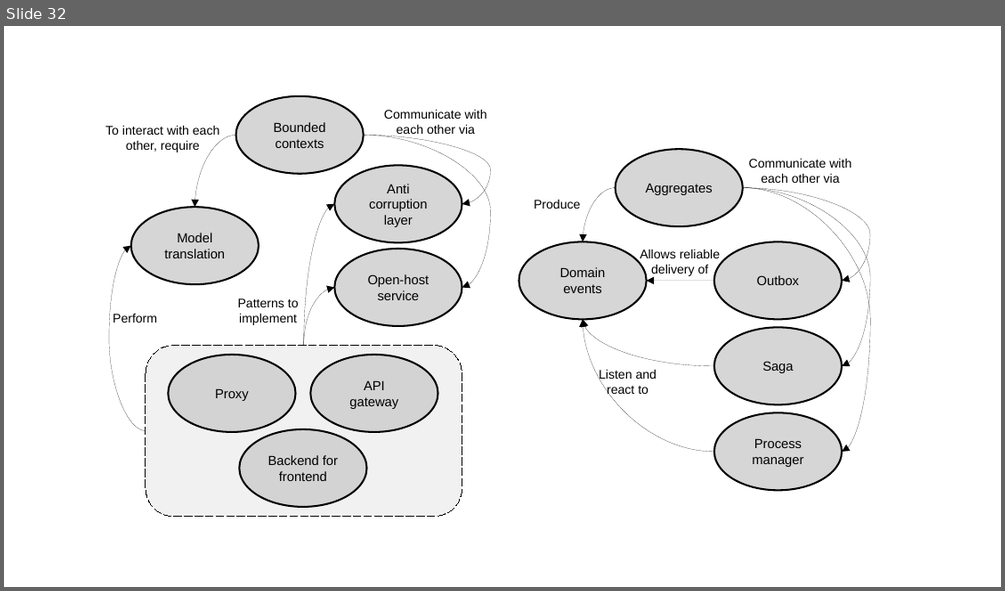
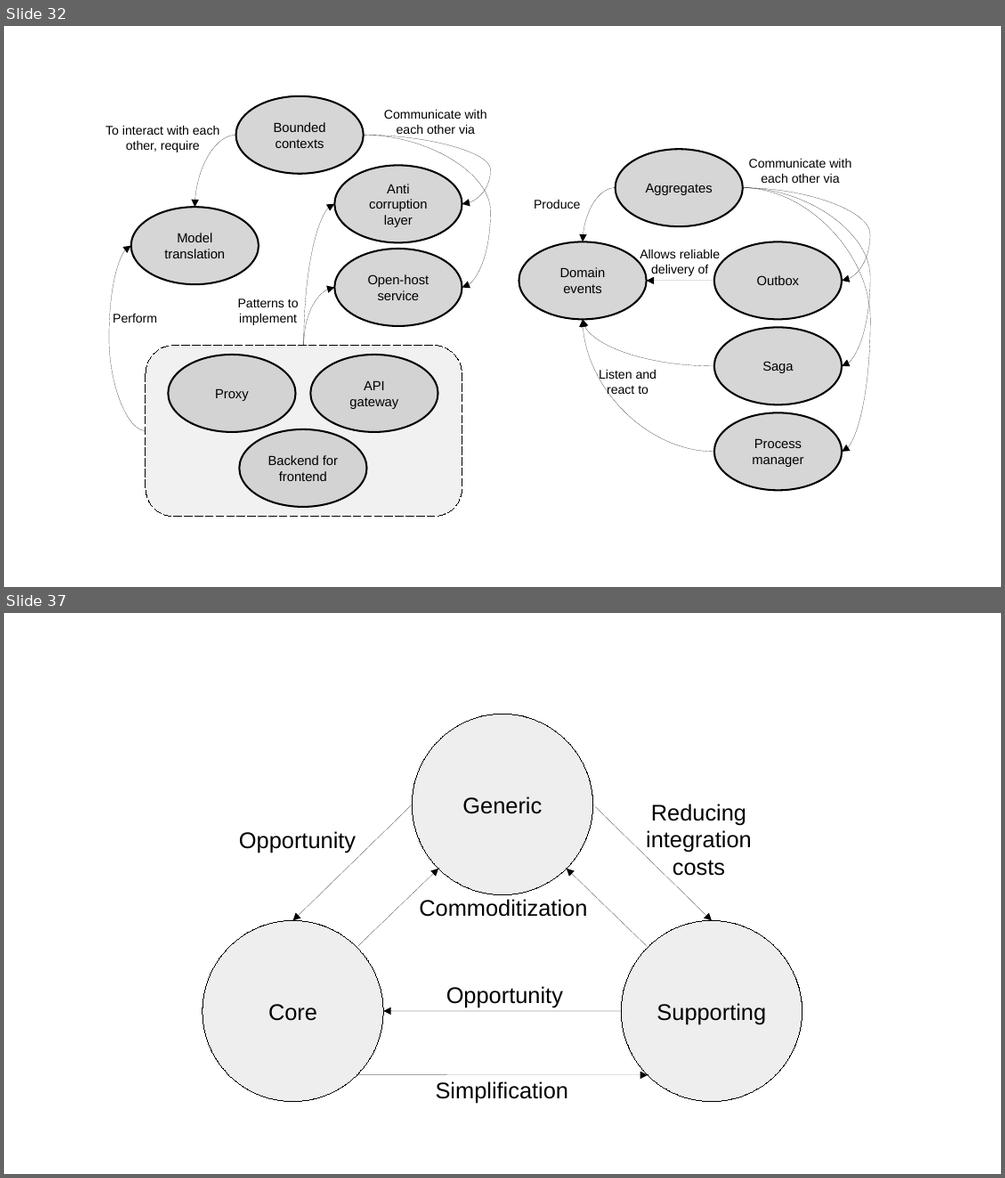
Before and after one commit to megakevin/end-point-blog, a slide deck: 2025/09/high-level-system-analysis-and-design-ddd-part-1/diagrams.odp. Shown one above the other, each under a label of ours: slide 32 before the commit, slides 32 and 37 after it; the slides between them are not shown. The pictures are 1005x591 and 1005x1178 pixels, drawn with LibreOffice and Linux fonts; fonts in the diff are those of the drawing. Boxes give left, top, right and bottom in pixels: in the first picture for what was removed or moved away, otherwise in the second. Text is boxed around its words. In the diff, an @@ line names an element or a change of style, - is before the commit and + after.

```diff
--- a/2025/09/high-level-system-analysis-and-design-ddd-part-1/diagrams.odp
+++ b/2025/09/high-level-system-analysis-and-design-ddd-part-1/diagrams.odp
@@ slide 37 added at [4, 613, 1001, 1174], background #FFFFFF @@
@@ rectangle added at [185, 694, 818, 1124], fill #FFFFFF, outline #FFFFFF 0 pt @@
@@ ellipse added at [412, 714, 593, 895], fill #EEEEEE, outline #000000 0 pt, 18 pt, text #000000 @@
+Generic
@@ arrow added from (412, 804) to (292, 921), #000000 0 pt @@
@@ arrow added from (593, 804) to (712, 921), #000000 0 pt @@
@@ text added at [646, 803, 752, 876], 18 pt, text #000000 @@
+Reducing
+integration
+costs
@@ text added at [239, 831, 356, 853], 18 pt, text #000000 @@
+Opportunity
@@ arrow added from (356, 947) to (439, 868), #000000 0 pt @@
@@ arrow added from (648, 947) to (566, 868), #000000 0 pt @@
@@ text added at [419, 899, 587, 916], 18 pt, text #000000 @@
+Commoditization
@@ ellipse added at [202, 921, 383, 1102], fill #EEEEEE, outline #000000 0 pt, 18 pt, text #000000 @@
+Core
@@ ellipse added at [621, 921, 801, 1102], fill #EEEEEE, outline #000000 0 pt, 18 pt, text #000000 @@
+Supporting
@@ text added at [446, 986, 563, 1008], 18 pt, text #000000 @@
+Opportunity
@@ curved arrow added from (622, 1011) to (383, 1011), #000000 0 pt @@
@@ curved arrow added from (356, 1075) to (648, 1075), #000000 0 pt @@
@@ text added at [436, 1081, 569, 1103], 18 pt, text #000000 @@
+Simplification
```
Also in this commit, not shown: 4 slides changed, 1 other slide added, 3 other files.
